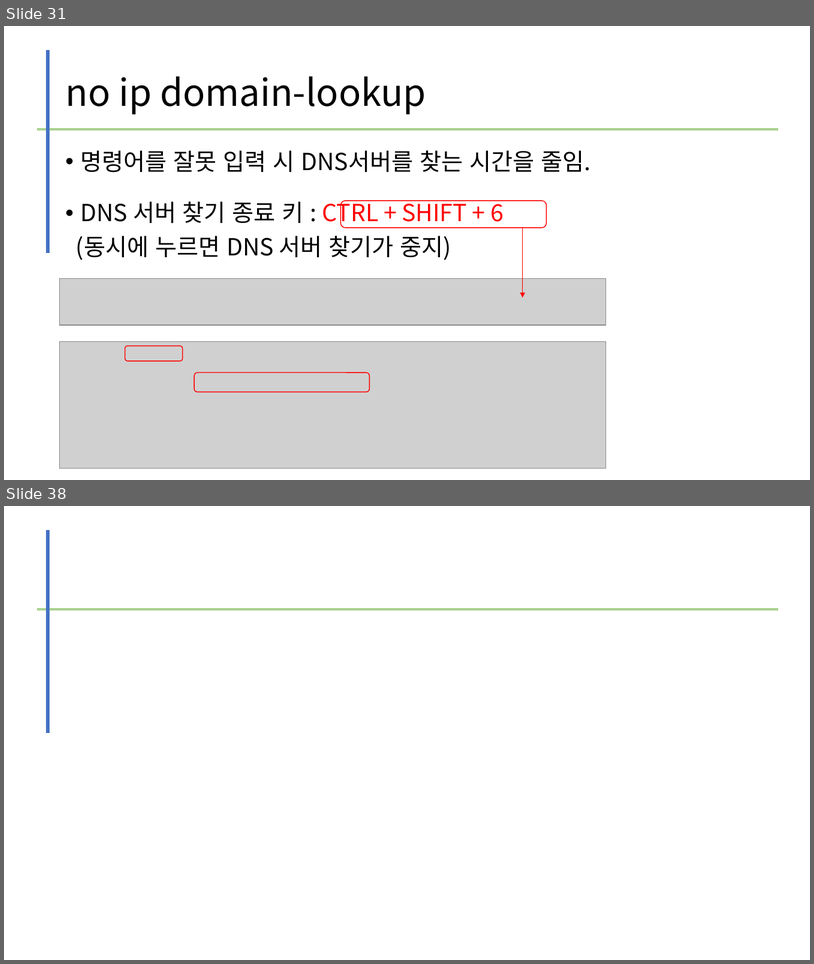
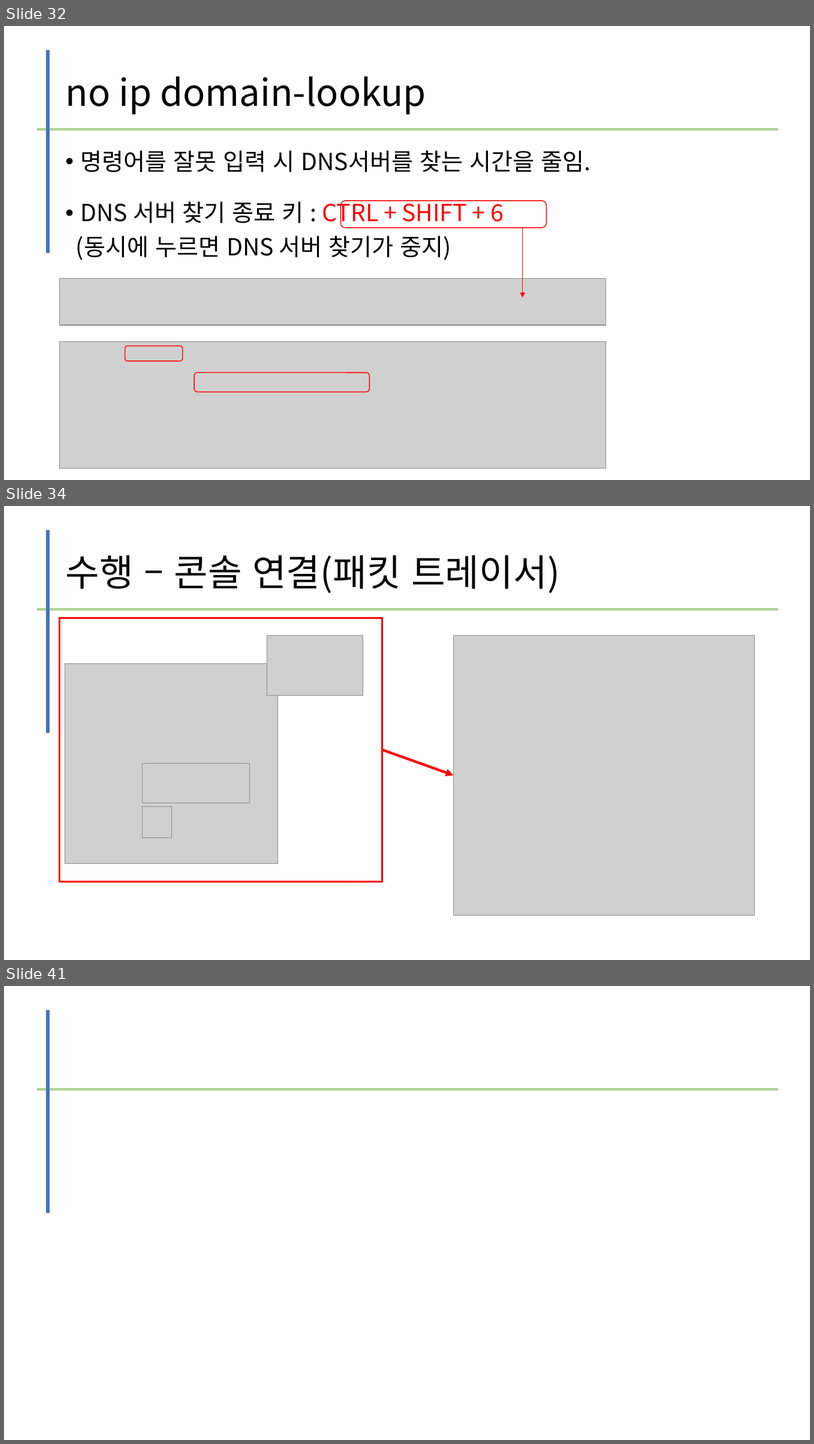
Before and after one commit to kig2929kig/network, a slide deck: L2L3 스위치 구축.pptx. Shown one above the other, each under a label of ours: slides 31 and 38 before the commit, slides 32, 34 and 41 after it; the slides between them are not shown. The pictures are 814x964 and 814x1444 pixels, drawn with LibreOffice and Linux fonts; fonts in the diff are those of the drawing; grey boxes stand for pictures. Boxes give left, top, right and bottom in pixels: in the first picture for what was removed or moved away, otherwise in the second. Text is boxed around its words. In the diff, an @@ line names an element or a change of style, - is before the commit and + after.

```diff
--- a/L2L3 스위치 구축.pptx
+++ b/L2L3 스위치 구축.pptx
@@ slide 34 added at <box>4,506,810,960</box>, background #FFFFFF @@
@@ line added from (48, 530) to (48, 733), #4472C4 4.5 pt @@
@@ title added at <box>65,555,560,593</box>, 44 pt, text #000000 @@
+수행 – 콘솔 연결(패킷 트레이서)
@@ line added from (36, 609) to (779, 609), #A9D18E 3 pt @@
@@ rectangle added at <box>60,618,383,882</box>, outline #FF0000 2.25 pt @@
@@ picture added at <box>267,636,363,696</box> @@
@@ picture added at <box>453,636,755,915</box> @@
@@ picture added at <box>65,663,278,864</box> @@
@@ arrow added from (383, 750) to (453, 775), #FF0000 3 pt @@
@@ picture added at <box>143,763,250,802</box> @@
@@ picture added at <box>143,807,171,838</box> @@
@@ what was slide 31 is now slide 32 @@
@@ what was slide 38 is now slide 41 @@
```
Also in this commit, not shown: 1 slide changed, 10 other slides added, 6 slides removed.
